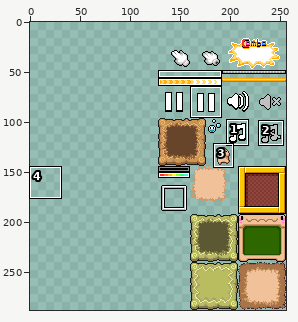
Two versions of one sprite sheet, happydash.gmx/sprites/images/spriteHud_0.png. The first picture is a wide view before the edit; the outline marks the close-up.
Close-up. Earlier state:
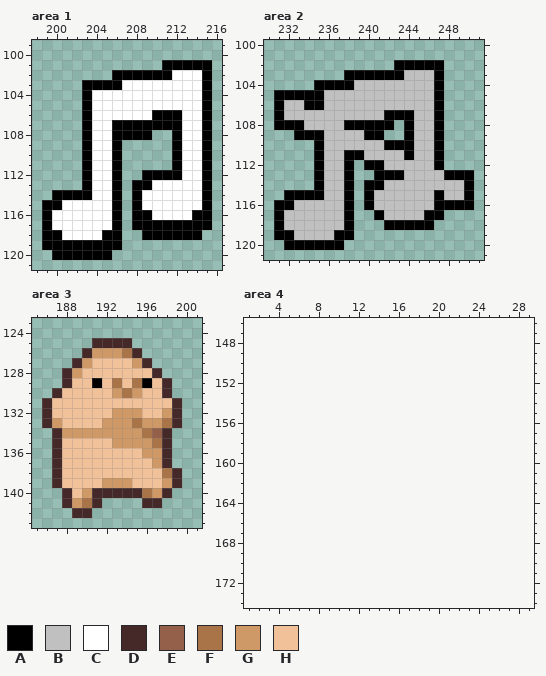
The file is 128x288 pixels. Shown: area 1: x 198..216, y 99..121; area 2: x 230..251, y 100..121; area 3: x 185..201, y 123..143; area 4: x 1..29, y 146..174. The old version is drawn lined up with the new one, on the new canvas. The commit also changed other parts of the picture, which this record leaves out.
Palette (. is transparent): A #000000  B #c0c0c0  C #ffffff  D #452929  E #94604a  F #a87448  G #ce9967  H #f1c19a
Pixels before, area 1, first column x 199:
101 ............AAAAA
102 .......AAAAAACCCA
103 ....AAAACCCCCCCCA
104 ....ACCCCCCCCCCCA
105 ....ACCCCCCCCCCCA
106 ....ACCCCCCAAACCA
107 ....ACCAAAAAAACCA
108 ....ACCAAAA..ACCA
109 ....ACCA.....ACCA
110 ....ACCA.....ACCA
111 ....ACCA.....ACCA
112 ....ACCA..AAAACCA
113 ....ACCA.AACCCCCA
114 .AAAACCA.ACCCCCCA
115 AACCCCCA.ACCCCCCA
116 ACCCCCCA.AACCCCAA
117 ACCCCCCA.AAAAAAAA
118 AACCCCAA..AAAAAA.
119 AAAAAAAA.........
120 .AAAAAA..........
Pixels before, area 2, first column x 231:
102 ............AAAAA...
103 .......AAAAAABBBA...
104 ....AAAABBBBBBBBA...
105 AAAAABBBBBBBBBBBA...
106 ABBAABBBBBBBBBBBA...
107 ABBBBBBBBBBAAABBA...
108 AAABBBBAAAAA.ABBA...
109 ..AAABBBBAA..ABBA...
110 ....ABBBBBBAAABBA...
111 ....ABBAABBBBABBA...
112 ....ABBA.AABBBBBA...
113 ....ABBA..AAABBBBAAA
114 ....ABBA.AABBBBBBBBA
115 .AAAABBA.ABBBBBBABBA
116 AABBBBBA.ABBBBBBAAAA
117 ABBBBBBA..ABBBBAA...
118 ABBBBBBA...AAAAA....
119 AABBBBAA............
120 .AAAAAA.............
Pixels before, area 3, first column x 186:
125 .....DDDD.....
126 ....DGGGFD....
127 ...DGHHHHGD...
128 ..DGHHHHHHHD..
129 ..DHHAHFHFAHD.
130 .DHHHHHGFGHHD.
131 DHHHHHHHHHHHHD
132 DHHHHHHGGGHHGD
133 DGHHHHGGGFGGFD
134 .DGGGGGGGGFED.
135 .DHHHHHGGGGFD.
136 .DHHHHHHHHGGD.
137 .DHHHHHHHHHGD.
138 .DHHHHHHHHHHFD
139 .DHHHHGGGHHHGD
140 ..DHGDDDDDFGD.
141 ..DGFD....DD..
142 ...DD.........
The same view after the edit:
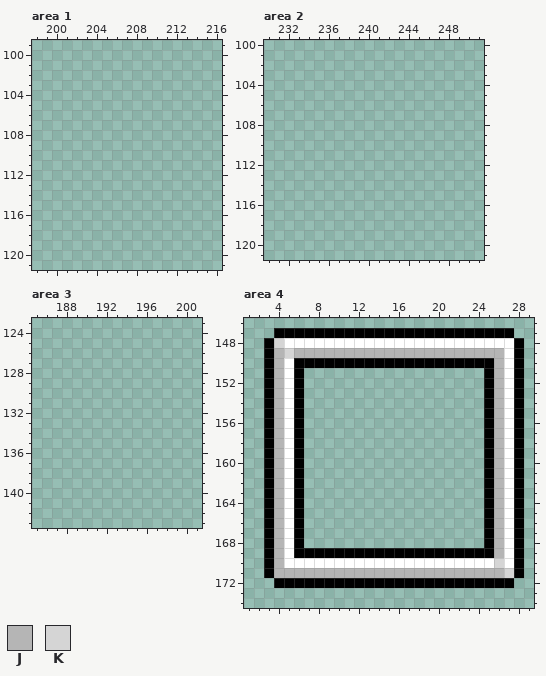
Colours new in this view: J #b5b5b5  K #d5d5d5
Change:
canvas 128x288 -> 256x288, the old top-left corner now at 128,16 (the part of the old canvas that was cut away was empty and is not shown)
Changed rows in their new state; - is an unchanged pixel.
Area 1:
first column x 199:
101 ------------.....
102 -------..........
103 ----.............
104 ----.............
105 ----.............
106 ----.............
107 ----.............
108 ----.......--....
109 ----....-----....
110 ----....-----....
111 ----....-----....
112 ----....--.......
113 ----....-........
114 -.......-........
115 ........-........
116 ........-........
117 ........-........
118 ........--......-
119 ........---------
120 -......----------
Area 2:
first column x 231:
102 ------------.....---
103 -------..........---
104 ----.............---
105 .................---
106 .................---
107 .................---
108 ............-....---
109 --.........--....---
110 ----.............---
111 ----.............---
112 ----....-........---
113 ----....--..........
114 ----....-...........
115 -.......-...........
116 ........-...........
117 ........--.......---
118 ........---.....----
119 ........------------
120 -......-------------
Area 3:
first column x 186:
125 -----....-----
126 ----......----
127 ---........---
128 --..........--
129 --...........-
130 -............-
131 ..............
132 ..............
133 ..............
134 -............-
135 -............-
136 -............-
137 -............-
138 -.............
139 -.............
140 --...........-
141 --....----..--
142 ---..---------
Area 4:
first column x 3:
147 -AAAAAAAAAAAAAAAAAAAAAAAA-
148 AKCCCCCCCCCCCCCCCCCCCCCCCA
149 AJKJJJJJJJJJJJJJJJJJJJJJCA
150 AJCAAAAAAAAAAAAAAAAAAAAJCA
151 AJCA------------------AJCA
152 AJCA------------------AJCA
153 AJCA------------------AJCA
154 AJCA------------------AJCA
155 AJCA------------------AJCA
156 AJCA------------------AJCA
157 AJCA------------------AJCA
158 AJCA------------------AJCA
159 AJCA------------------AJCA
160 AJCA------------------AJCA
161 AJCA------------------AJCA
162 AJCA------------------AJCA
163 AJCA------------------AJCA
164 AJCA------------------AJCA
165 AJCA------------------AJCA
166 AJCA------------------AJCA
167 AJCA------------------AJCA
168 AJCA------------------AJCA
169 AJCAAAAAAAAAAAAAAAAAAAAJCA
170 AJCCCCCCCCCCCCCCCCCCCCCKCA
171 AJJJJJJJJJJJJJJJJJJJJJJJKA
172 -AAAAAAAAAAAAAAAAAAAAAAAA-
